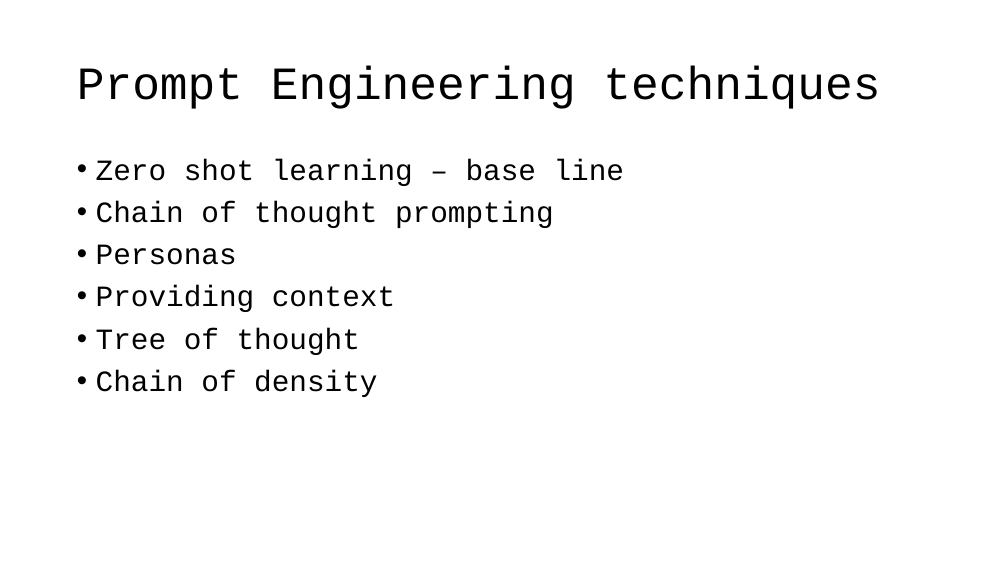
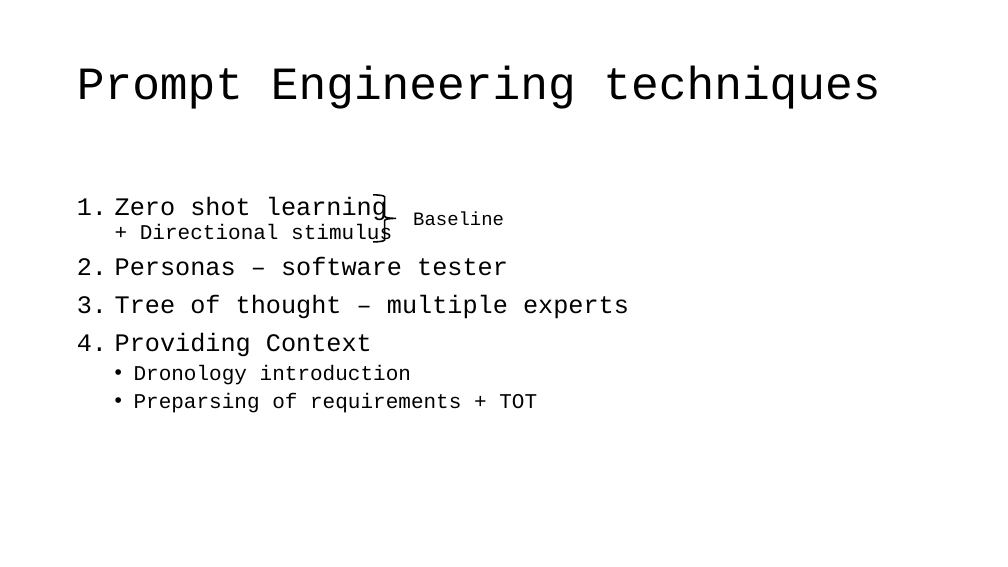
Before and after one commit to as-cal8/RBST-prompt-engineering, a slide deck: slide 7 of presentation/RBST_prompt-eng [Autosaved].pptx (slide 8 before the commit). Drawn at 1008x567 pixels with LibreOffice and Linux fonts; fonts in the diff are those of the drawing. Boxes give left, top, right and bottom in pixels: in the first picture for what was removed or moved away, otherwise in the second. Text is boxed around its words. In the diff, an @@ line names an element or a change of style, - is before the commit and + after.

```diff
--- a/presentation/RBST_prompt-eng [Autosaved].pptx
+++ b/presentation/RBST_prompt-eng [Autosaved].pptx
@@ text at (x1=115, y1=196, x2=629, y2=413): text changed; size 28 to 24 pt @@
-• Zero shot learning – base line
-• Chain of thought prompting
-• Personas
-• Providing context
-• Tree of thought
-• Chain of density
+1. Zero shot learning
+   + Directional stimulus
+2. Personas – software tester
+3. Tree of thought – multiple experts
+4. Providing Context
+  • Dronology introduction
+  • Preparsing of requirements + TOT
@@ right brace added at (x1=374, y1=195, x2=396, y2=242), outline #000000 1.5 pt @@
@@ text added at (x1=413, y1=212, x2=504, y2=226), 18 pt, text #000000 @@
+Baseline
```
Also in this commit, not shown: 4 other slides changed, 5 slides added, 2 slides removed, 10 other files.
